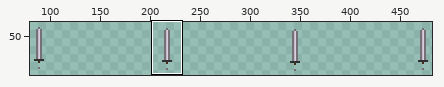
File history of a sprite sheet, Art/SpriteSheets/Weapons/Basic Sword/Knighty_Walk_BASIC_SWORD_SpriteSheet.png. The picture above shows the old version from afar; the outline marks the close-up.
Close-up. Before the commit:
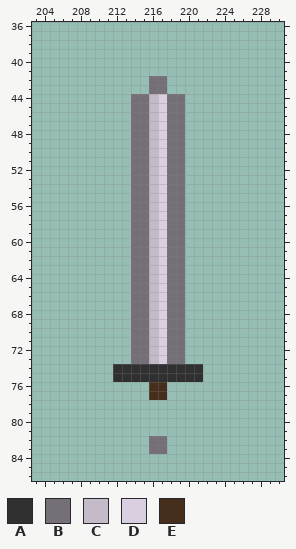
The file is 512x128 pixels. Shown: x 203..230, y 36..86. The wide view leaves out empty margins. The commit also changed other parts of the picture, which this record leaves out.
Palette (. is transparent): A #303031  B #757078  C #c4bbc9  D #dacee1  E #462e1c
Pixels before, first column x 212:
42 ....BB....
43 ....BB....
44 ..BBCDBB..
45 ..BBCDBB..
46 ..BBCDBB..
47 ..BBCDBB..
48 ..BBCDBB..
49 ..BBCDBB..
50 ..BBCDBB..
51 ..BBCDBB..
52 ..BBCDBB..
53 ..BBCDBB..
54 ..BBCDBB..
55 ..BBCDBB..
56 ..BBCDBB..
57 ..BBCDBB..
58 ..BBCDBB..
59 ..BBCDBB..
60 ..BBCDBB..
61 ..BBCDBB..
62 ..BBCDBB..
63 ..BBCDBB..
64 ..BBCDBB..
65 ..BBCDBB..
66 ..BBCDBB..
67 ..BBCDBB..
68 ..BBCDBB..
69 ..BBCDBB..
70 ..BBCDBB..
71 ..BBCDBB..
72 ..BBCDBB..
73 ..BBCDBB..
74 AAAAAAAAAA
75 AAAAAAAAAA
76 ....EE....
77 ....EE....
78 ..........
79 ..........
80 ..........
81 ..........
82 ....BB....
83 ....BB....
And afterwards:
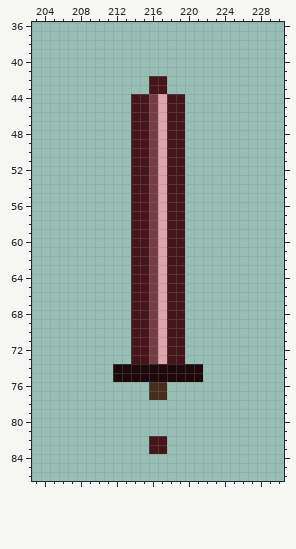
From old to new:
colour A: #303031 -> #1d090b
colour B: #757078 -> #46151a
colour C: #c4bbc9 -> #783d43
colour D: #dacee1 -> #dca6ac
Changed places in both close-ups, as pixel boxes (x1, y1, x2, y2):
changed: (113, 76, 203, 382)
changed: (149, 436, 167, 454)
